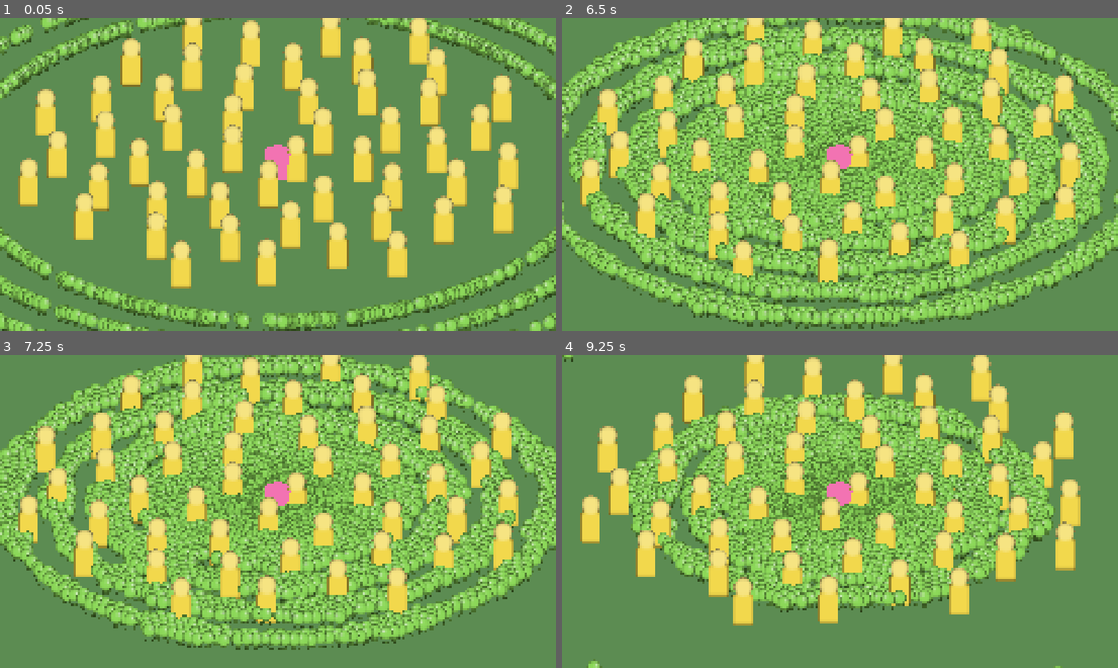
Above: before the commit, frames 1-4 (two rows, left to right).
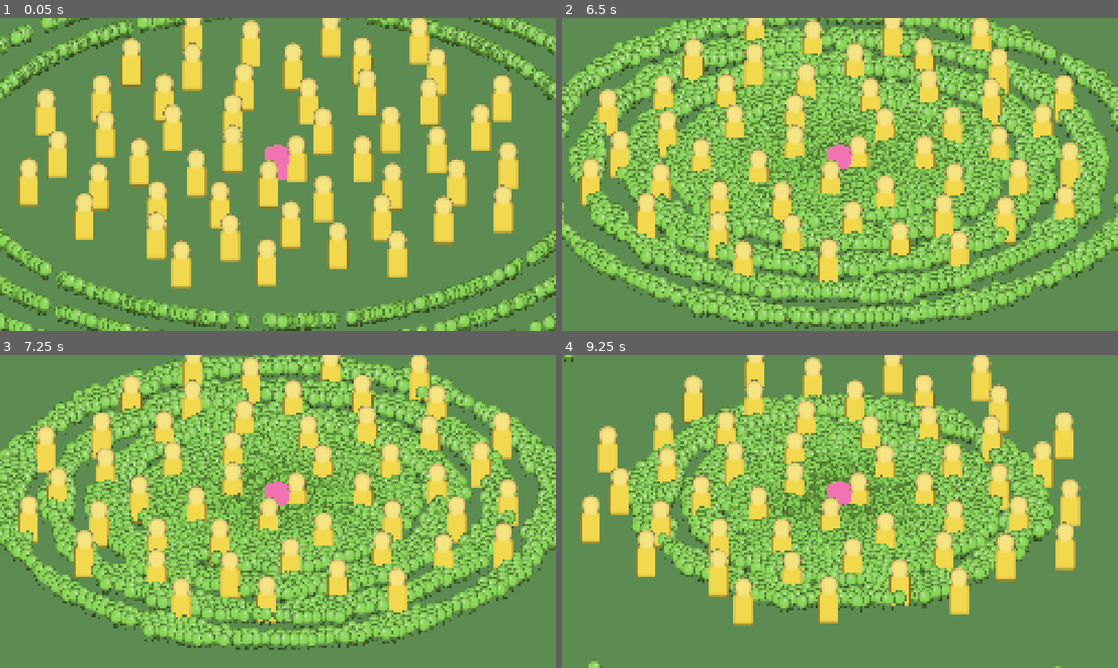
Above: after the commit, the same moments.

Repository: adrienlamotte/w-td
Game: Godot game, scene res://view/bench/bench.tscn
Same seed, same stepped clock (60 frames per second), same inputs: the game is played once before the commit and once after it. This scene is started directly instead of the project's main scene.
Inputs (mouse positions are in pixels of both pictures, inside the frame that each line leads up to):
- Up to frame 1 (0.05 s): no input
- Up to frame 2 (6.5 s): tap Enter at 0.5 s; move the mouse to (962, 158) at 0.52 s; click (962, 158) at 0.6 s; drag from (728, 190) to (812, 237) at 1.27 s; move the mouse to (895, 105) at 2.02 s; tap 2 (build_slot_2) at 2.1 s; click (895, 105) at 2.17 s; drag from (812, 237) to (673, 127) at 2.77 s; move the mouse to (1006, 221) at 3.52 s; tap S (cam_pan_down) at 3.6 s; click (1006, 221) at 3.67 s; drag from (673, 127) to (756, 96) at 4.27 s; move the mouse to (867, 174) at 5.02 s; tap D (cam_pan_right) at 5.1 s; click (867, 174) at 5.17 s; drag from (756, 96) to (728, 190) at 5.77 s
- Up to frame 3 (7.25 s): move the mouse to (400, 495) at 6.52 s; tap Space (cam_recentre) at 6.6 s; click (400, 495) at 6.67 s
- Up to frame 4 (9.25 s): drag from (728, 527) to (812, 574) at 7.27 s; move the mouse to (895, 442) at 8.02 s; tap Mouse wheel down (cam_zoom_out) at 8.1 s; click (895, 442) at 8.17 s; drag from (812, 574) to (673, 464) at 8.77 s

Frame 1 is identical in both runs. In frame 2, less than 0.1% of the frame differs, in the area x 7-70%, y 9-68%; in frame 3, less than 0.1%; in frame 4, 0.8%, in the area x 33-76%, y 23-73%.

Commit message:
023: separation visits pairs in cell order with a half box (D-123)
Co-Authored-By: Claude Opus 5.5 (1M context) <noreply@anthropic.com>

Diff:
--- a/game/sim/enemy_separation.gd
+++ b/game/sim/enemy_separation.gd
@@ -3,8 +3,8 @@
 ## Soft separation (D-079, D-084): each overlapping pair pushes both enemies apart,
 ## each by 0.5 * overlap * separation_strength of its own type. Jacobi style:
 ## pushes are computed from the positions at the start of the phase, then applied
-## in one pass. Every pair is visited once (j > i) in fixed grid order, so the
-## result is deterministic. The horde loop skips bosses: their radius is outside
+## in one pass. Every pair is visited once, in grid cell order with a half box (D-123),
+## so the result is deterministic. The horde loop skips bosses: their radius is outside
 ## the horde scan reach (D-099), so a boss pass handles every pair with a boss (D-106).
 
 const COINCIDENT_EPS: float = 1e-6
@@ -20,6 +20,10 @@
 ## Queue key per enemy, filled at the start of apply() (D-115): without a field the squared
 ## distance to the Guardian (014); with one, the path cost (see _fill_keys).
 var _key: PackedFloat64Array = PackedFloat64Array()
+## Positions and radii in grid cell order (cell_items order), refilled by apply() (D-123).
+var _sx: PackedFloat32Array = PackedFloat32Array()
+var _sz: PackedFloat32Array = PackedFloat32Array()
+var _sr: PackedFloat32Array = PackedFloat32Array()
 
 
 ## grid must match the enemy positions (02_TECH_ARCHITECTURE.md 3a, tick order).
@@ -52,41 +56,59 @@
 	blocked.resize(n)
 	blocked.fill(0)
 	_bosses.clear()
-	for i in n:
+	# Cell-ordered copies (D-123): the inner loop reads only these three arrays.
+	var sx := _sx
+	var sz := _sz
+	var sr := _sr
+	sx.resize(n)
+	sz.resize(n)
+	sr.resize(n)
+	for p in n:
+		var i := cell_items[p]
+		sx[p] = xs[i]
+		sz[p] = zs[i]
+		sr[p] = radius[types[i]]
+	# Visit in cell order with a half box (D-123): rows below the visitor's row are skipped
+	# and its own row starts after it, so each overlapping pair is seen exactly once.
+	for p in n:
+		var i := cell_items[p]
 		var ti := types[i]
 		if is_boss[ti]:
 			_bosses.append(i)
 			continue
-		var ri := radius[ti]
+		var ri := sr[p]
 		var ki := 0.5 * strength[ti]
-		var x := xs[i]
-		var z := zs[i]
+		var x := sx[p]
+		var z := sz[p]
 		var di := key[i]
 		var reach := ri + max_r
 		var x0 := clampi(floori((x - reach + he) / cs), 0, dmax)
 		var x1 := clampi(floori((x + reach + he) / cs), 0, dmax)
-		var z0 := clampi(floori((z - reach + he) / cs), 0, dmax)
 		var z1 := clampi(floori((z + reach + he) / cs), 0, dmax)
-		for gz in range(z0, z1 + 1):
+		var gz0 := clampi(floori((z + he) / cs), 0, dmax)  # own row, as SpatialGrid.rebuild
+		for gz in range(gz0, z1 + 1):
 			var row := gz * dim
-			for k in range(cell_start[row + x0], cell_start[row + x1 + 1]):
-				var j := cell_items[k]
-				if j <= i:
+			var q0 := p + 1 if gz == gz0 else cell_start[row + x0]
+			for q in range(q0, cell_start[row + x1 + 1]):
+				var dx := x - sx[q]
+				var dz := z - sz[q]
+				var rr := ri + sr[q]
+				var d2 := dx * dx + dz * dz
+				if d2 >= rr * rr:
 					continue
-				var dx := x - xs[j]
-				var dz := z - zs[j]
+				var j := cell_items[q]
 				var tj := types[j]
-				var rr := ri + radius[tj]
-				var d2 := dx * dx + dz * dz
-				if d2 >= rr * rr or is_boss[tj]:  # boss pairs: _apply_bosses
+				if is_boss[tj]:  # boss pairs: _apply_bosses
 					continue
-				if key[j] > di:
+				# Same rule as with i < j: on a key tie the lower index is the one behind.
+				var kj := key[j]
+				if kj > di or (kj == di and j < i):
 					if st[i] != SimEnemies.State.MOVING:
 						blocked[j] = 1
 				elif st[j] != SimEnemies.State.MOVING:
 					blocked[i] = 1
 				var d := sqrt(d2)
-				var ux := -1.0  # coincident: i (lower index) goes -x, j goes +x
+				var ux := -1.0 if i < j else 1.0  # coincident: the lower index goes -x
 				var uz := 0.0
 				if d >= COINCIDENT_EPS:
 					ux = dx / d
@@ -98,6 +120,7 @@
 				_push_z[i] += pi * uz
 				_push_x[j] -= pj * ux
 				_push_z[j] -= pj * uz
+	_bosses.sort()
 	_apply_bosses(xs, zs, types, st, grid, catalog)
 	for i in n:
 		var px := _push_x[i]
--- /dev/null
+++ b/game/tests/sim/test_separation_order.gd
@@ -0,0 +1,110 @@
+extends GutTest
+## D-123: the cell-order half-box separation loop visits the same pairs with the same rule
+## as a brute-force O(n^2) loop over every pair i < j.
+
+const IDS: Array[String] = ["enemy_swarmer_01", "enemy_brute_01", "enemy_ranged_01"]
+
+var _catalog: EnemyCatalog
+
+
+func before_each() -> void:
+	_catalog = EnemyCatalog.load_dir()
+
+
+func _crowd() -> SimEnemies:
+	var rng := RandomNumberGenerator.new()
+	rng.seed = 123
+	var e := SimEnemies.new()
+	for k in 500:
+		e.add(_catalog.type_of(IDS[k % IDS.size()]), rng.randf_range(-6.0, 6.0), rng.randf_range(-6.0, 6.0), 1.0)
+	for k in 40:  # outside the grid square (half_extent 64): clamped into the edge cells
+		e.add(_catalog.type_of(IDS[k % 2]), rng.randf_range(64.5, 66.0), rng.randf_range(-1.0, 1.0), 1.0)
+	for k in 10:  # coincident pairs
+		var x := rng.randf_range(-6.0, 6.0)
+		var z := rng.randf_range(-6.0, 6.0)
+		e.add(_catalog.type_of(IDS[0]), x, z, 1.0)
+		e.add(_catalog.type_of(IDS[1]), x, z, 1.0)
+	for k in 5:  # mirrored pairs: equal queue keys
+		e.add(_catalog.type_of(IDS[0]), 0.1, 2.0 + k, 1.0)
+		e.add(_catalog.type_of(IDS[0]), -0.1, 2.0 + k, 1.0)
+	e.add(_catalog.type_of("enemy_boss_01"), 1.0, 1.0, 1.0)
+	e.add(_catalog.type_of("enemy_miniboss_01"), -2.0, 0.5, 1.0)
+	for i in e.count():
+		e.state[i] = rng.randi_range(0, 2)
+	return e
+
+
+# Every pair i < j with the rule of EnemySeparation._push_pair, keys without a field.
+func _reference(e: SimEnemies) -> PackedByteArray:
+	var n := e.count()
+	var px := PackedFloat64Array()
+	var pz := PackedFloat64Array()
+	px.resize(n)
+	pz.resize(n)
+	var blocked := PackedByteArray()
+	blocked.resize(n)
+	var xs := e.pos_x
+	var zs := e.pos_z
+	for i in n:
+		for j in range(i + 1, n):
+			var dx := xs[i] - xs[j]
+			var dz := zs[i] - zs[j]
+			var rr := _catalog.radius[e.type_id[i]] + _catalog.radius[e.type_id[j]]
+			var d2 := dx * dx + dz * dz
+			if d2 >= rr * rr:
+				continue
+			if xs[j] * xs[j] + zs[j] * zs[j] > xs[i] * xs[i] + zs[i] * zs[i]:
+				if e.state[i] != SimEnemies.State.MOVING:
+					blocked[j] = 1
+			elif e.state[j] != SimEnemies.State.MOVING:
+				blocked[i] = 1
+			var d := sqrt(d2)
+			var ux := -1.0
+			var uz := 0.0
+			if d >= EnemySeparation.COINCIDENT_EPS:
+				ux = dx / d
+				uz = dz / d
+			var overlap := rr - d
+			var pi := 0.5 * _catalog.separation_strength[e.type_id[i]] * overlap
+			var pj := 0.5 * _catalog.separation_strength[e.type_id[j]] * overlap
+			px[i] += pi * ux
+			pz[i] += pi * uz
+			px[j] -= pj * ux
+			pz[j] -= pj * uz
+	for i in n:
+		var r := _catalog.radius[e.type_id[i]]
+		var len := sqrt(px[i] * px[i] + pz[i] * pz[i])
+		if len > r:
+			px[i] *= r / len
+			pz[i] *= r / len
+		xs[i] += px[i]
+		zs[i] += pz[i]
+	return blocked
+
+
+func test_matches_brute_force_reference() -> void:
+	var e := _crowd()
+	var ref := _crowd()
+	var grid := SpatialGrid.new(2.0 * _catalog.max_radius)  # as SimWorld (D-108)
+	var sep := EnemySeparation.new()
+	for t in 3:
+		grid.rebuild(e.pos_x, e.pos_z)
+		sep.apply(e, grid, _catalog)
+		var ref_blocked := _reference(ref)
+		assert_eq(sep.blocked, ref_blocked, "tick %d: blocked flags" % t)
+		var worst := 0.0
+		for i in e.count():
+			worst = maxf(worst, maxf(absf(e.pos_x[i] - ref.pos_x[i]), absf(e.pos_z[i] - ref.pos_z[i])))
+		assert_lt(worst, 1e-5, "tick %d: positions" % t)
+
+
+func test_coincident_pair_sends_lower_index_to_minus_x() -> void:
+	var e := SimEnemies.new()
+	var t := _catalog.type_of(IDS[0])
+	e.add(t, 3.0, 3.0, 1.0)
+	e.add(t, 3.0, 3.0, 1.0)
+	var grid := SpatialGrid.new(2.0 * _catalog.max_radius)
+	grid.rebuild(e.pos_x, e.pos_z)
+	EnemySeparation.new().apply(e, grid, _catalog)
+	assert_lt(e.pos_x[0], 3.0)
+	assert_gt(e.pos_x[1], 3.0)
